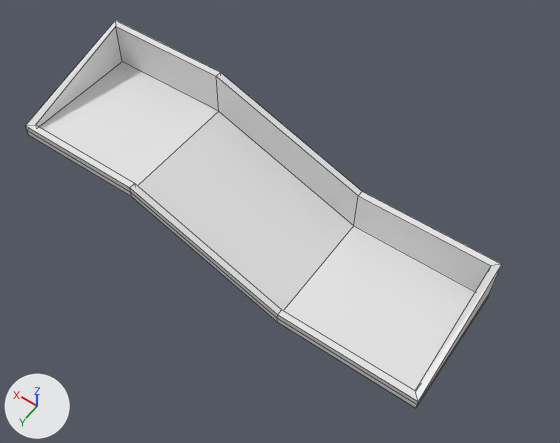
The Blender file blender/map1.blend as it was, and as the next commit left it.
Both versions are drawn from a 50 mm camera at (-129.8, 105.3, 155.2) aimed at (-54.9, 0.6, -9.5). Lighting does not change. The marker at lower left points along +X, +Y and +Z. Mesh edges are drawn as thin lines.

Objects in the first picture: 'ground'.
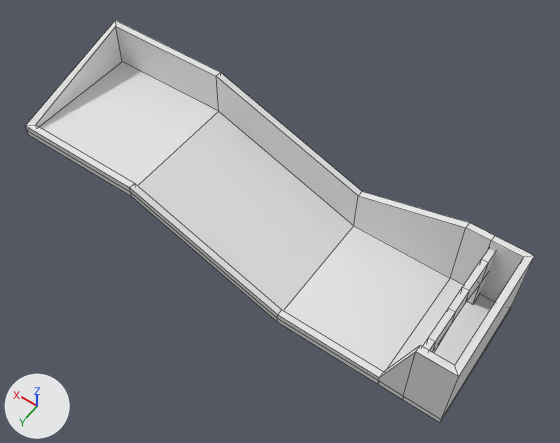
Patch to the scene script:
```diff
--- a/blender/map1.blend.py
+++ b/blender/map1.blend.py
@@ me_cube @@
 # used by ob_ground; location = (0.0, 0.0, 0.0)
-me_cube.from_pydata(...)  # 40 vertices, 38 faces; spans x -109.8..19.6, y -19.8..19.8, z -23.0..10.7
+me_cube.from_pydata(...)  # 60 vertices, 58 faces; spans x -116.3..19.6, y -19.8..19.8, z -23.0..10.7
+# me_cube part 1
+# 10 faces are deleted
+# 4 vertices in x -109.6..-107.6, y -19.8..19.8, z -23.0..-21.0 move by (-6.6, 0.0, 0.0)
+# 3 vertices in x -109.6, y -19.8..19.8, z -21.0..-19.3 move by (10.9, 0.0, 0.0)
+# 3 vertices move from x -109.8..-107.6, y -19.8..17.8, z -19.3..-7.5 to x -98.8..-98.7, y -19.8..17.8, z -19.3..1.5
+# 14 vertices are added at x -116.3..-98.7, y -19.8..19.8, z -23.0..1.4
+# 6 new vertices lie (-7.0, 0.0, 0.0) away from vertices in x -109.6..-98.7, y -19.8..19.8, z -23.0..-21.0
+# 30 new faces join them
 me_cube.materials.append(mat_maptext)
@@ me_cube_013 @@
+me_cube_013.from_pydata(...)  # 32 vertices, 28 faces; spans x -107.6..-105.7, y -18.4..18.2, z -21.2..-1.8
+me_cube_013.materials.append(mat_maptext)  # its picture is missing
@@ ob_cube_001 @@
+ob_cube_001 = bpy.data.objects.new('Cube.001', me_cube_013)
+ob_cube_001.location = (0.0, 0.0, 0.0)
```

Boxes [x1, y1, x2, y2] around the edits, measured in the pictures (560 x 443 px):
'ground', reshaped (7% wider)
    before: [26, 20, 502, 408]
    after: [26, 20, 534, 423]
'Cube.001', added
    after: [423, 249, 495, 353]
part 1 of me_cube, built on
    before: [277, 196, 502, 408]
    after: [277, 196, 534, 423]
